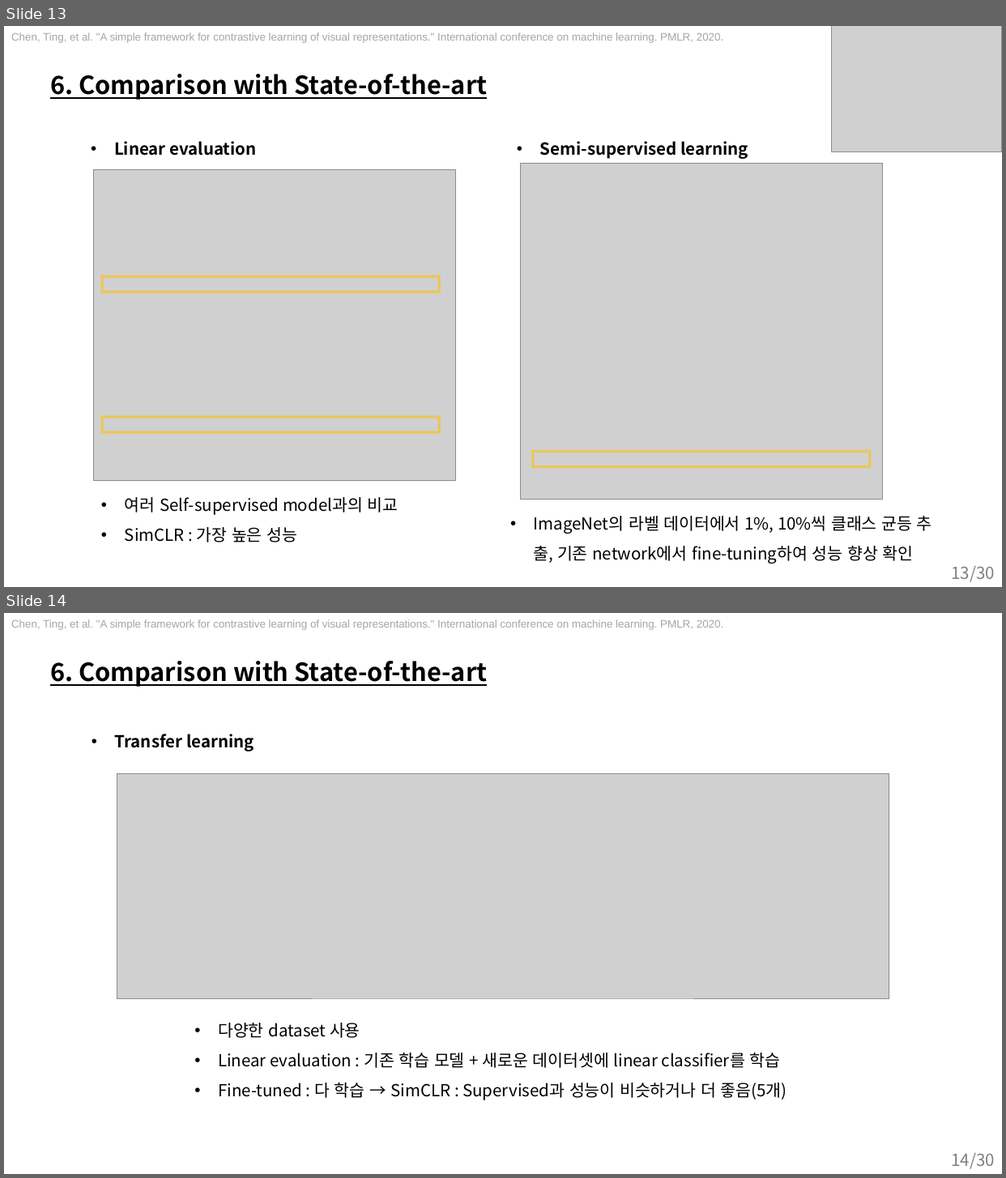
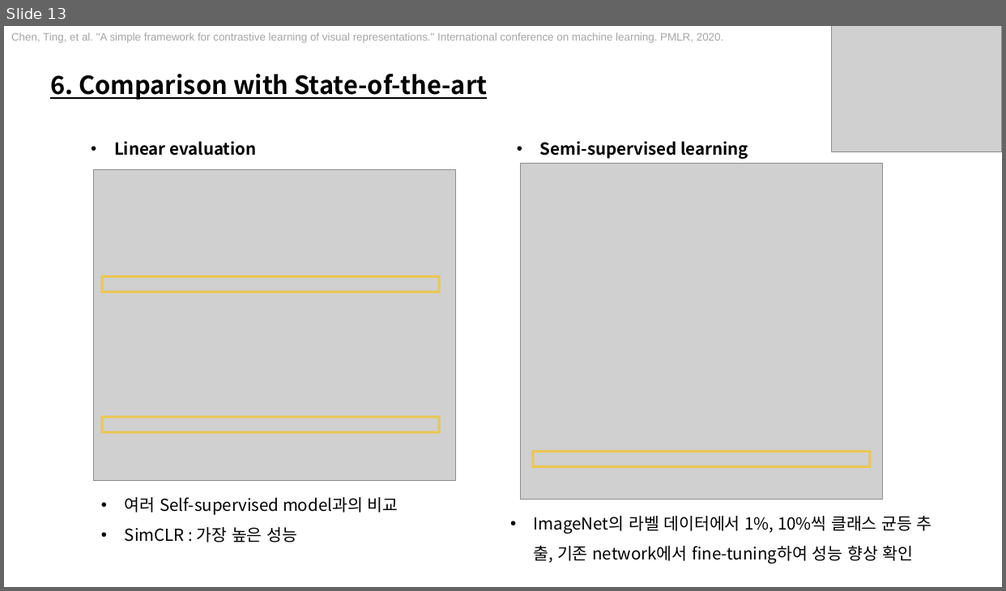
Before and after one commit to sohee98/LabSeminar, a slide deck: 220810_Contrastive learning/22.08.10 - Contrastive Learning.pptx. Shown one above the other, each under a label of ours: slides 13 and 14 before the commit, slide 13 after it. The pictures are 1006x1178 and 1006x591 pixels, drawn with LibreOffice and Linux fonts; fonts in the diff are those of the drawing; grey boxes stand for pictures. Boxes give left, top, right and bottom in pixels: in the first picture for what was removed or moved away, otherwise in the second. Text is boxed around its words. In the diff, an @@ line names an element or a change of style, - is before the commit and + after.

```diff
--- a/220810_Contrastive learning/22.08.10 - Contrastive Learning.pptx
+++ b/220810_Contrastive learning/22.08.10 - Contrastive Learning.pptx
@@ slide 14 removed at (x1=4, y1=613, x2=1002, y2=1174), background #FFFFFF; not listed: 1 template element that a slide beside it also shows @@
@@ text removed at (x1=11, y1=619, x2=723, y2=630) @@
-Chen, Ting, et al. "A simple framework for contrastive learning of visual representations." International conference on machine learning. PMLR, 2020.
@@ title removed at (x1=50, y1=661, x2=488, y2=687) @@
-6. Comparison with State-of-the-art
@@ text removed at (x1=115, y1=734, x2=254, y2=752) @@
-• Transfer learning
@@ picture removed at (x1=117, y1=774, x2=889, y2=999) @@
@@ text removed at (x1=218, y1=1023, x2=787, y2=1101) @@
-• 다양한 dataset 사용
-• Linear evaluation : 기존 학습 모델 + 새로운 데이터셋에 linear classifier를 학습
-• Fine-tuned : 다 학습 → SimCLR : Supervised과 성능이 비슷하거나 더 좋음(5개)
@@ slide 13 changed as well @@
@@ page number removed at (x1=951, y1=566, x2=995, y2=582) @@
-13/30
```
Also in this commit, not shown: 10 other slides changed, 3 slides added, 3 other slides removed.
